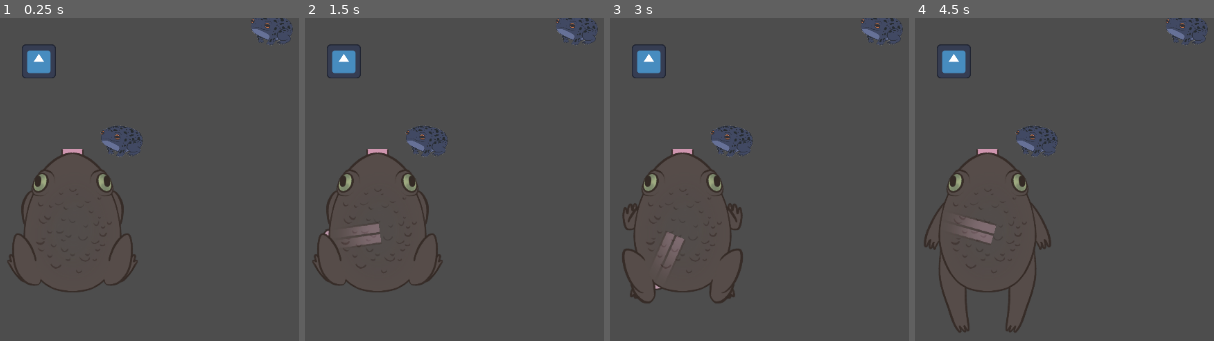
Above: before the commit, frames 1-4 (left to right).
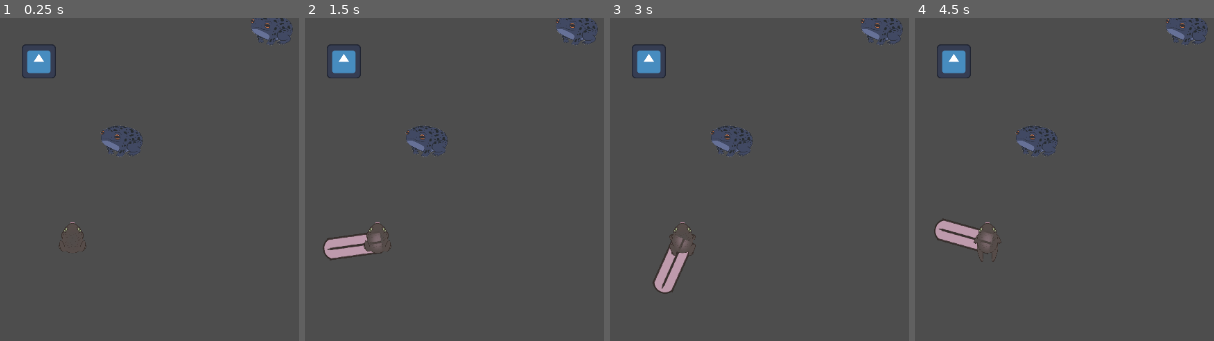
Above: after the commit, the same moments.

Repository: ygda-org/frog-jam
Game: Godot game, scene res://scenes/main.tscn
Same seed, same stepped clock (60 frames per second), same inputs: the game is played once before the commit and once after it. The engine's default icon, where the game draws it, is replaced by a stand-in: a white triangle on a blue panel in a dark square.
Inputs (mouse positions are in pixels of both pictures, inside the frame that each line leads up to):
- Up to frame 1 (0.25 s): no input
- Up to frame 2 (1.5 s): move the mouse to (553, 221) at 0.52 s; click (553, 221) at 0.67 s; move the mouse to (outside the picture) at 1.27 s; click (outside the picture) at 1.42 s
- Up to frame 3 (3 s): move the mouse to (762, 143) at 2.02 s; click (762, 143) at 2.17 s; move the mouse to (642, 331) at 2.77 s; click (642, 331) at 2.92 s
- Up to frame 4 (4.5 s): move the mouse to (outside the picture) at 3.52 s; click (outside the picture) at 3.67 s; move the mouse to (outside the picture) at 4.27 s; click (outside the picture) at 4.42 s

The runs differ from the first frame. In frame 1, 1.6% of the frame differs, in the area x 2-47%, y 40-85%; in frame 2, 2.7%; in frame 3, 2.9%; in frame 4, 3.1%, in the area x 3-46%, y 40-98%.

Commit message:
Added tongue

Diff:
--- a/scenes/player.tscn
+++ b/scenes/player.tscn
@@ -64,6 +64,7 @@
 [node name="Tongue" parent="." instance=ExtResource("1_g2els")]
 
 [node name="Anim" type="AnimatedSprite2D" parent="."]
+scale = Vector2(0.215, 0.215)
 sprite_frames = SubResource("SpriteFrames_y4r1p")
 autoplay = "default"
 
--- a/scenes/tongue.tscn
+++ b/scenes/tongue.tscn
@@ -12,10 +12,9 @@
 
 [node name="Tongue Middle" type="Sprite2D" parent="."]
 texture_repeat = 2
-position = Vector2(-34, 7)
 texture = ExtResource("2_kcni0")
 centered = false
-offset = Vector2(-8, 14)
+offset = Vector2(-42, 14)
 region_enabled = true
 region_rect = Rect2(208, 0, 84, 360)
 
@@ -23,6 +22,7 @@
 collision_layer = 0
 
 [node name="Tip Sprite" type="Sprite2D" parent="Tongue Tip"]
+position = Vector2(-34, 0)
 texture = ExtResource("3_8i22f")
 offset = Vector2(34, 8)
 
Not shown: 1 places in scenes/test_creature.tscn that only renumber resources
